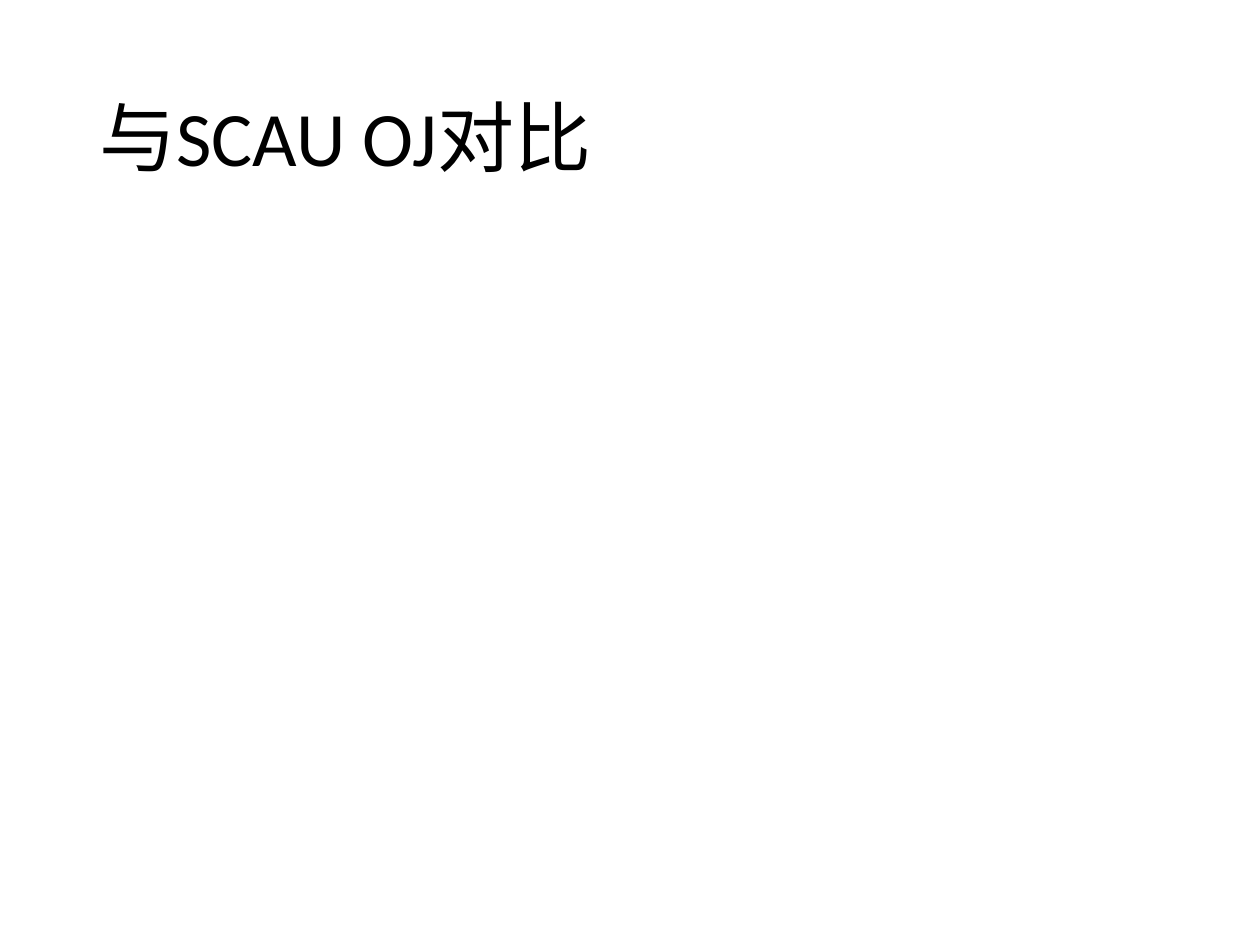
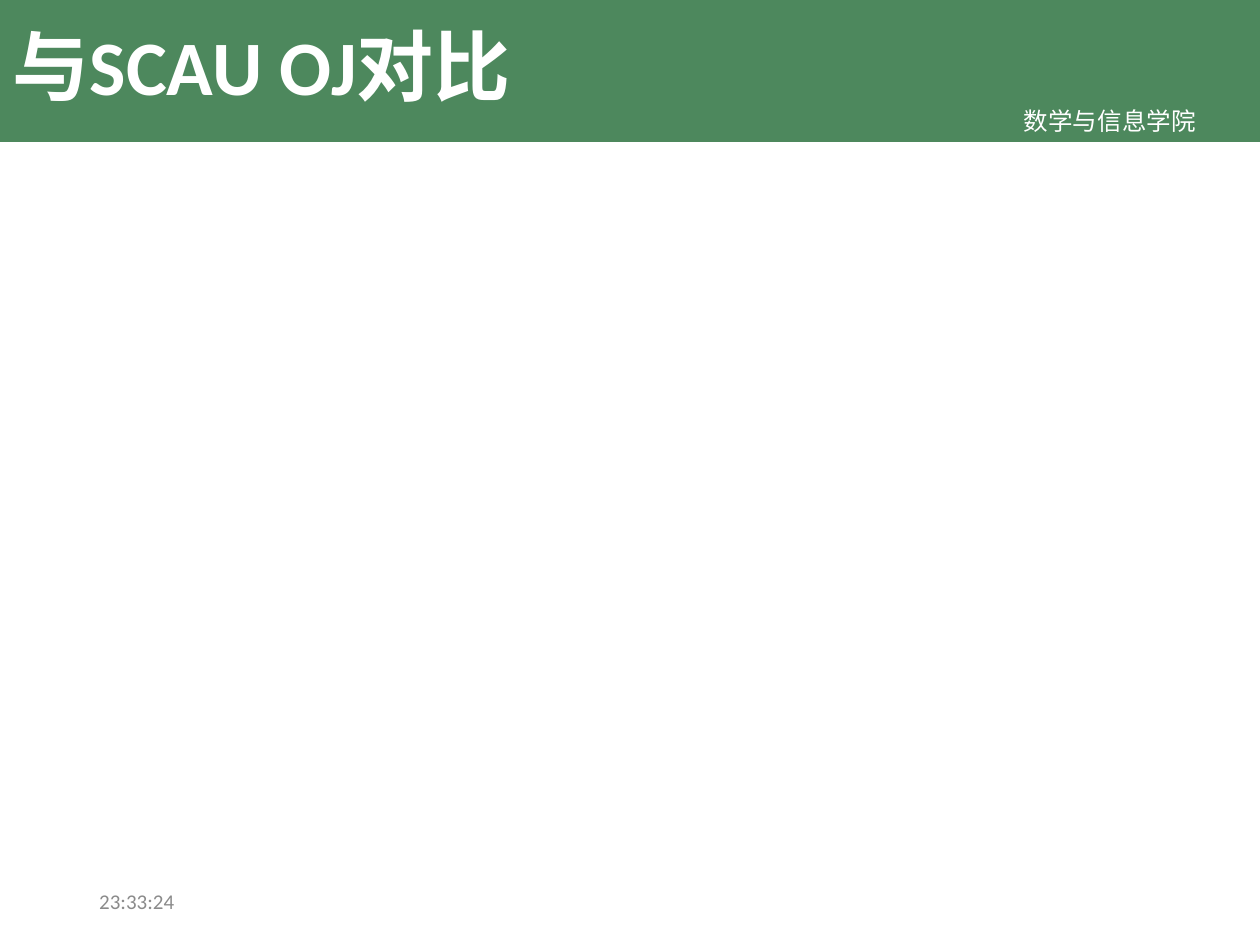
Before and after one commit to TeslaCN/graduation, a slide deck: slide 9 of 基于Scrapy框架的计算机专业学习资源网站_吴伟杰.pptx (slide 7 before the commit). Drawn at 1260x945 pixels with LibreOffice and Linux fonts; fonts in the diff are those of the drawing; background and template pictures are left out. Boxes give left, top, right and bottom in pixels: in the first picture for what was removed or moved away, otherwise in the second. Text is boxed around its words. In the diff, an @@ line names an element or a change of style, - is before the commit and + after.

```diff
--- a/基于Scrapy框架的计算机专业学习资源网站_吴伟杰.pptx
+++ b/基于Scrapy框架的计算机专业学习资源网站_吴伟杰.pptx
@@ title "与SCAU OJ对比": place and size @@
-title "与SCAU OJ对比" at bbox=[99, 102, 592, 172]
+title "与SCAU OJ对比" at bbox=[13, 31, 511, 102]
@@ title "与SCAU OJ对比" at bbox=[13, 31, 511, 102]: text colour #000000 to #FFFFFF, bold on @@
@@ rectangle added at bbox=[0, 0, 1260, 142], fill #4D885D @@
@@ text added at bbox=[1024, 109, 1196, 132], 14 pt, text #FFFFFF @@
+数学与信息学院
@@ text added at bbox=[99, 895, 174, 909], 12 pt, text #8C8C8C @@
+23:33:24
```
Also in this commit, not shown: 4 other slides changed, 5 slides added, 3 slides removed.
